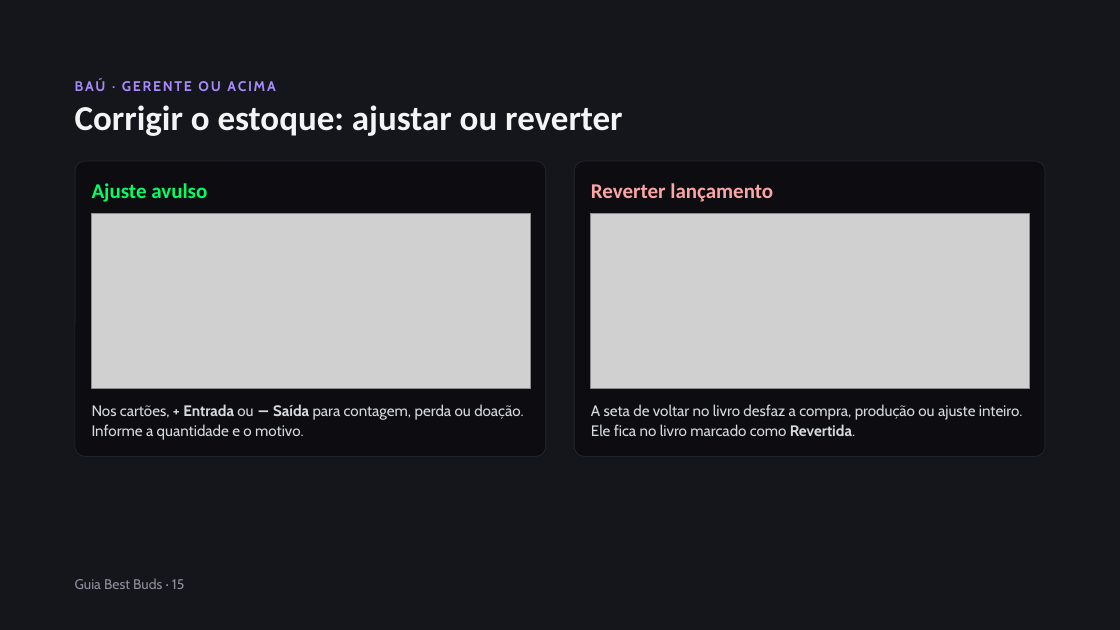
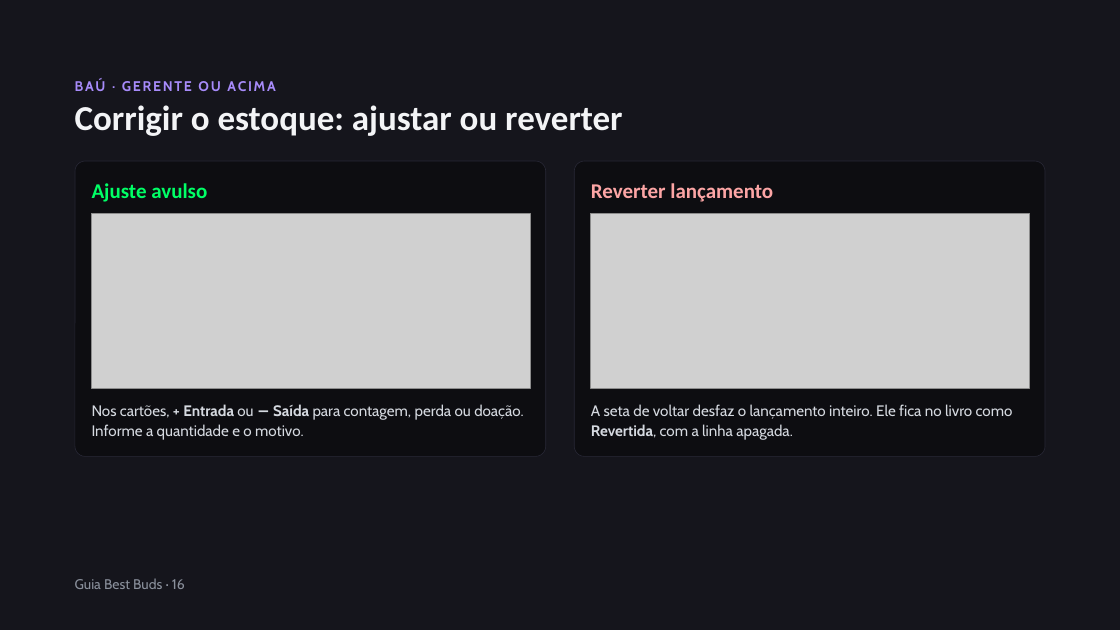
Before and after one commit to BESTBUDSOFC/BESTBUDS, a slide deck: slide 16 of docs/Guia_do_Sistema_Best_Buds.pptx (slide 15 before the commit). Drawn at 1120x630 pixels with LibreOffice and Linux fonts; fonts in the diff are those of the drawing; grey boxes stand for pictures. Boxes give left, top, right and bottom in pixels: in the first picture for what was removed or moved away, otherwise in the second. Text is boxed around its words. In the diff, an @@ line names an element or a change of style, - is before the commit and + after.

```diff
--- a/docs/Guia_do_Sistema_Best_Buds.pptx
+++ b/docs/Guia_do_Sistema_Best_Buds.pptx
@@ text at (591,404,1013,440): text changed @@
-A seta de voltar no livro desfaz a compra, produção ou ajuste inteiro. Ele fica no livro marcado como Revertida.
+A seta de voltar desfaz o lançamento inteiro. Ele fica no livro como Revertida, com a linha apagada.
@@ text at (75,578,185,589): text changed @@
-Guia Best Buds · 15
+Guia Best Buds · 16
```
Also in this commit, not shown: 10 other slides changed, 2 slides added, 1 other file.
